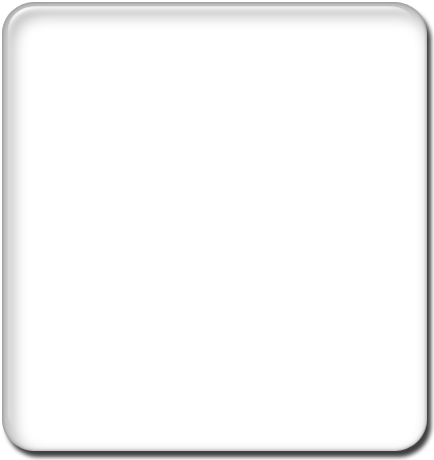
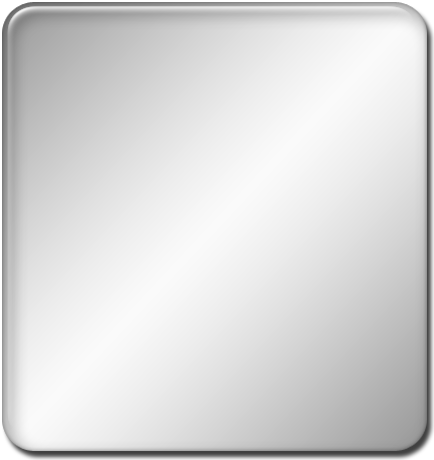
Layer changes from the first 434 x 460 image to the second:
pixels changed over 2, 2, 427, 451 (layer not identified)
